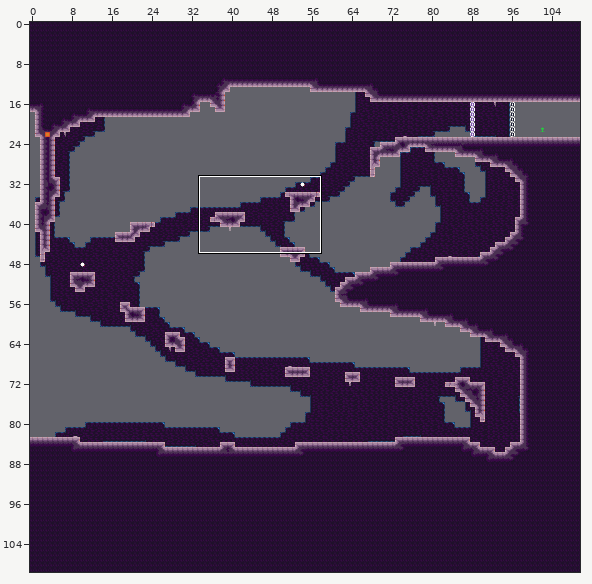
Two states of a Tiled map (JSON), assets/world/room/intro7.json. Above, an overview of the earlier version with the close-up marked.
Close-up. Old version:
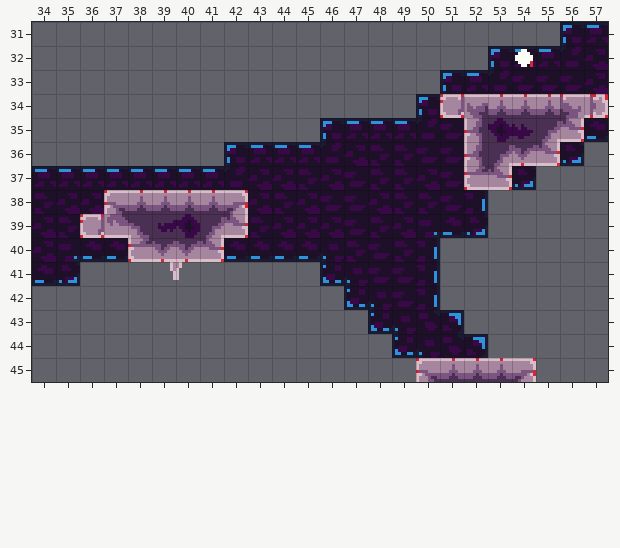
Cells are 8x8 px. Shown: x 34..57, y 31..45. The commit also changed other parts of the map, which this record leaves out.
The same view after the edit:
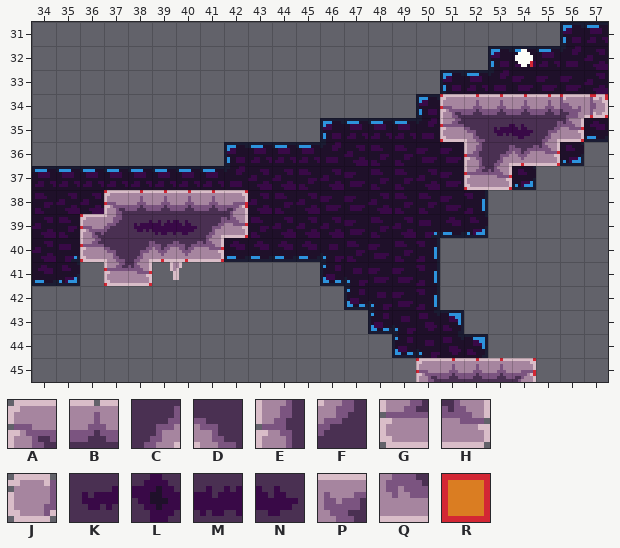
Key: from "stone": A 0, B 1, C 3, D 4, E 13, F 17, G 26, H 28, J 29, K 45, L 46, M 47, N 48, P 53, Q 66; from "tools": R 1 "ground".
_ is an empty cell.
Change:
Layer "draft":
y 35: x 51 _ -> R
y 40: x 36 _ -> R
y 41: x 37..38 __ -> RR
Layer "map":
y 34: x 51..52 JP -> AB
y 35: x 51..53 _EL -> GDK
y 39: x 36..40 JQDKL -> AFKMN
y 40: x 36..38 __G -> GDC
y 41: x 37..38 __ -> GH
